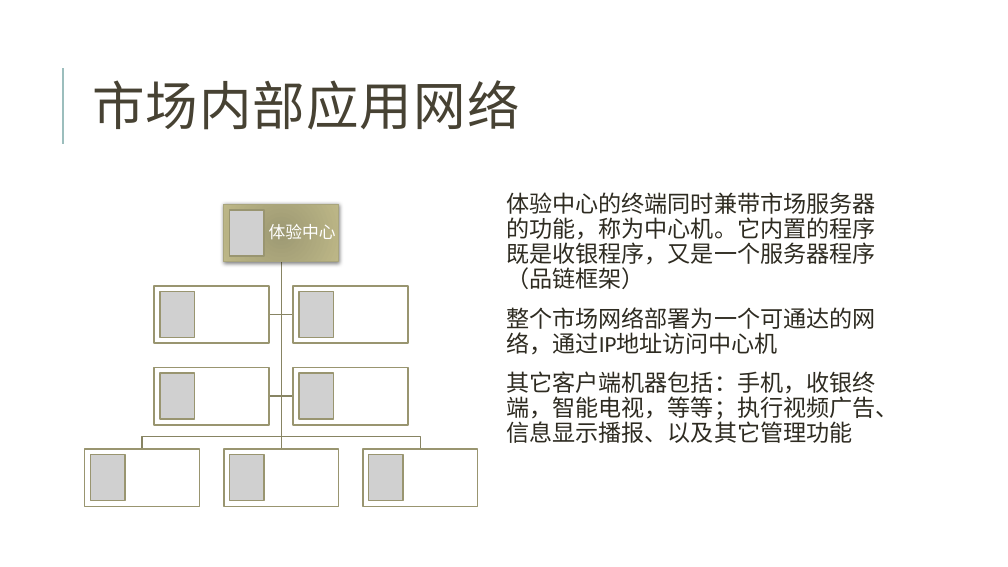
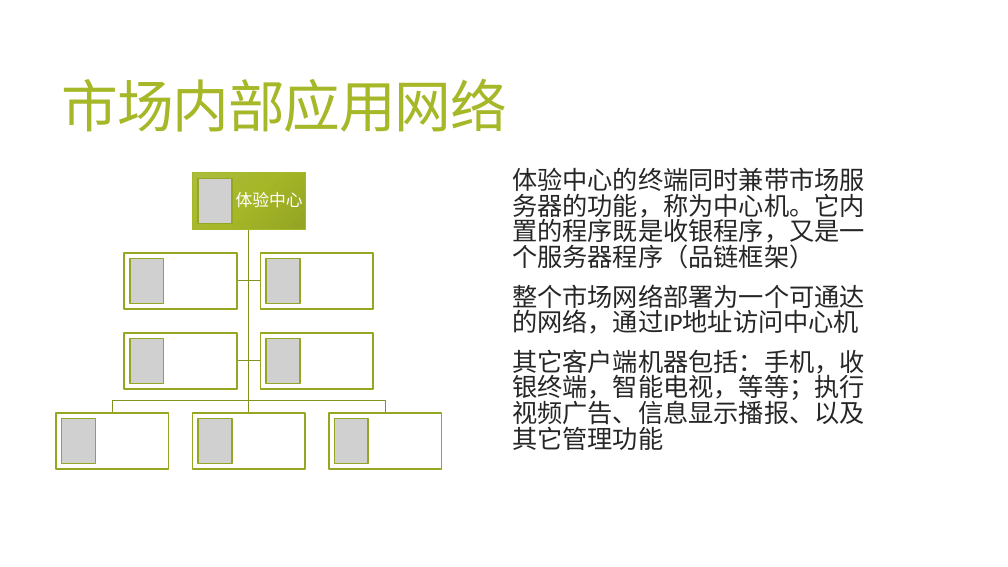
Before and after one commit to jzgi/chainsmart, a slide deck: slide 32 of Docs/品链供销平台.pptx. Drawn at 1008x567 pixels with LibreOffice and Linux fonts; fonts in the diff are those of the drawing; grey boxes stand for pictures. Boxes give left, top, right and bottom in pixels: in the first picture for what was removed or moved away, otherwise in the second. Text is boxed around its words. In the diff, an @@ line names an element or a change of style, - is before the commit and + after.

```diff
--- a/Docs/品链供销平台.pptx
+++ b/Docs/品链供销平台.pptx
@@ title "市场内部应用网络": place and size @@
-title "市场内部应用网络" at bbox=[92, 80, 520, 130]
+title "市场内部应用网络" at bbox=[62, 78, 507, 132]
@@ title "市场内部应用网络" at bbox=[62, 78, 507, 132]: size 50 to 54 pt, text colour #474233 to #A6B727, letter spacing 1 to -1.2 pt; line spacing 0.8 to 0.85 @@
@@ line removed from (63, 144) to (63, 68) @@
@@ text "体验中心": place and size @@
-text "体验中心" at bbox=[269, 224, 336, 239]
+text "体验中心" at bbox=[236, 192, 303, 208]
@@ rectangle: place and size @@
-rectangle at bbox=[224, 204, 339, 262]
+rectangle at bbox=[192, 172, 305, 229]
@@ rectangle at bbox=[192, 172, 305, 229]: fill gradient #9D9A74 to #BDB888 to gradient #ADBD42 to #A6B727 to #95A423; outline #A9A57C 0.75 pt to #A6B727 0.75 pt; shadow off @@
@@ picture added at bbox=[198, 178, 232, 224] @@
@@ text "体验中心的终端同时兼带市场服务器的功能，称为中心机。它内置的程序既是收银程序，又是一个服务器程序（品链框架）": place and size @@
-text "体验中心的终端同时兼带市场服务器的功能，称为中心机。它内置的程序既是收银程序，又是一个服务器程序（品链框架）" at bbox=[507, 192, 899, 443]
+text "体验中心的终端同时兼带市场服务器的功能，称为中心机。它内置的程序既是收银程序，又是一个服务器程序（品链框架）" at bbox=[512, 168, 865, 450]
@@ text "体验中心的终端同时兼带市场服务器的功能，称为中心机。它内置的程序既是收银程序，又是一个服务器程序（品链框架）" at bbox=[512, 168, 865, 450]: size 22 to 24 pt, text colour #2E2B21 to #262626; line spacing 0.9 to 0.85; less space between paragraphs @@
@@ picture removed at bbox=[230, 210, 265, 256] @@
@@ outline #878463 1.25 pt to #85931F 1 pt in 7 elements at bbox=[249, 229, 261, 281], bbox=[249, 229, 261, 361], bbox=[113, 229, 249, 413], bbox=[245, 229, 253, 413], bbox=[249, 229, 385, 413], bbox=[237, 229, 249, 281], bbox=[237, 229, 249, 361] @@
@@ freeform shape: place and size @@
-freeform shape at bbox=[281, 262, 293, 315]
+freeform shape at bbox=[237, 229, 249, 281]
@@ freeform shape: place and size @@
-freeform shape at bbox=[281, 262, 293, 396]
+freeform shape at bbox=[237, 229, 249, 361]
@@ freeform shape: place and size @@
-freeform shape at bbox=[269, 262, 281, 315]
+freeform shape at bbox=[249, 229, 261, 281]
@@ freeform shape: place and size @@
-freeform shape at bbox=[269, 262, 281, 396]
+freeform shape at bbox=[249, 229, 261, 361]
@@ picture added at bbox=[61, 419, 95, 464] @@
@@ 6 rectangles, 3 pictures, 2 freeform shapes: place and size @@
-6 rectangles, 3 pictures, 2 freeform shapes at bbox=[85, 262, 420, 507]
+6 rectangles, 3 pictures, 2 freeform shapes at bbox=[56, 229, 385, 470]
@@ 3 pictures, 1 freeform shape, 1 rectangle: place and size @@
-3 pictures, 1 freeform shape, 1 rectangle at bbox=[278, 262, 478, 507]
+3 pictures, 1 freeform shape, 1 rectangle at bbox=[245, 229, 442, 470]
@@ outline #999671 1.5 pt to #97A623 1.5 pt in 7 elements at bbox=[124, 253, 237, 309], bbox=[261, 253, 374, 309], bbox=[124, 333, 237, 389], bbox=[56, 413, 169, 470], bbox=[261, 333, 374, 389], bbox=[192, 413, 305, 470], bbox=[329, 413, 442, 470] @@
@@ picture removed at bbox=[91, 454, 126, 501] @@
```
Also in this commit, not shown: 31 other slides changed, 4 slides added, 17 other files.
